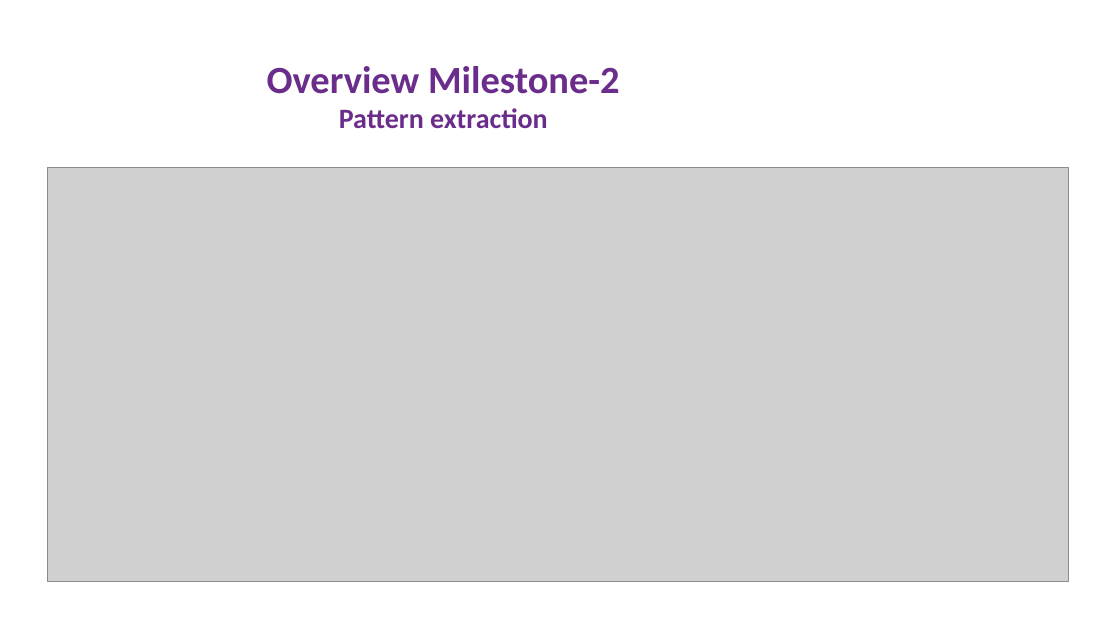
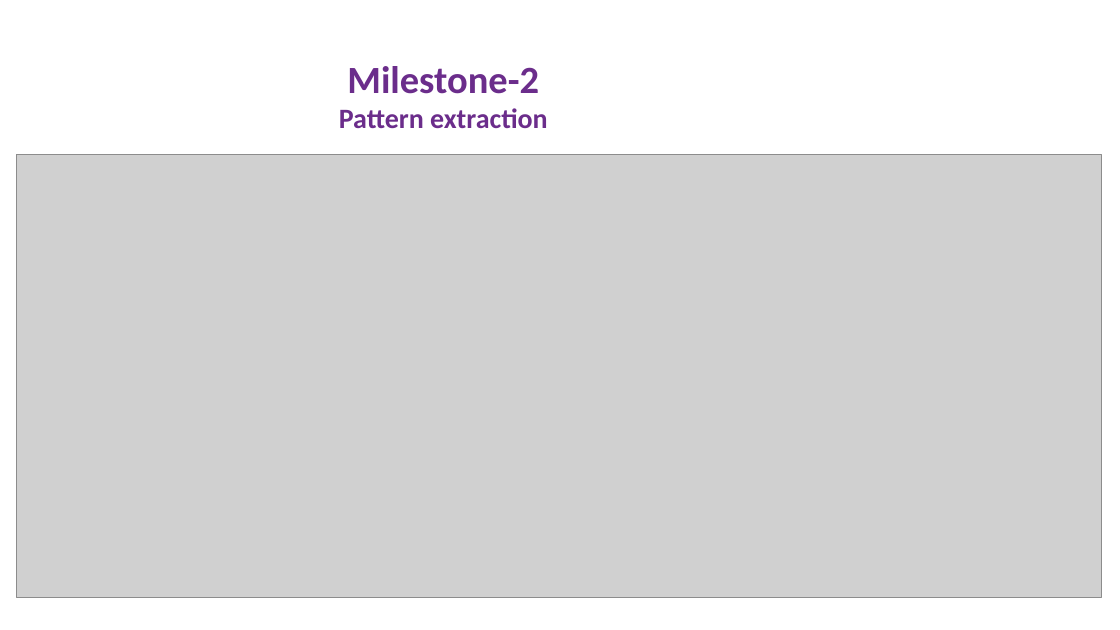
Before and after one commit to AbhishekShah272002/FitPulse-Health-Anomaly-Detection-from-Fitness-Devices, a slide deck: slide 12 of Documentation/FitPulse Analytics - Enterprise Health Data Intelligence Platform.pptx (slide 14 before the commit). Drawn at 1120x630 pixels with LibreOffice and Linux fonts; fonts in the diff are those of the drawing; grey boxes stand for pictures. Boxes give left, top, right and bottom in pixels: in the first picture for what was removed or moved away, otherwise in the second. Text is boxed around its words. In the diff, an @@ line names an element or a change of style, - is before the commit and + after.

Commit message:
Update

```diff
--- a/Documentation/FitPulse Analytics - Enterprise Health Data Intelligence Platform.pptx
+++ b/Documentation/FitPulse Analytics - Enterprise Health Data Intelligence Platform.pptx
@@ title at bbox=[339, 66, 548, 128]: text changed; size 33 to 24 pt @@
-Overview Milestone-2
-Pattern extraction
+Milestone-2
+Pattern extraction
@@ picture: place and size @@
-picture at bbox=[47, 168, 1069, 582]
+picture at bbox=[16, 155, 1102, 597]
```
Also in this commit, not shown: 2 other slides changed, 2 slides added, 4 slides removed.
